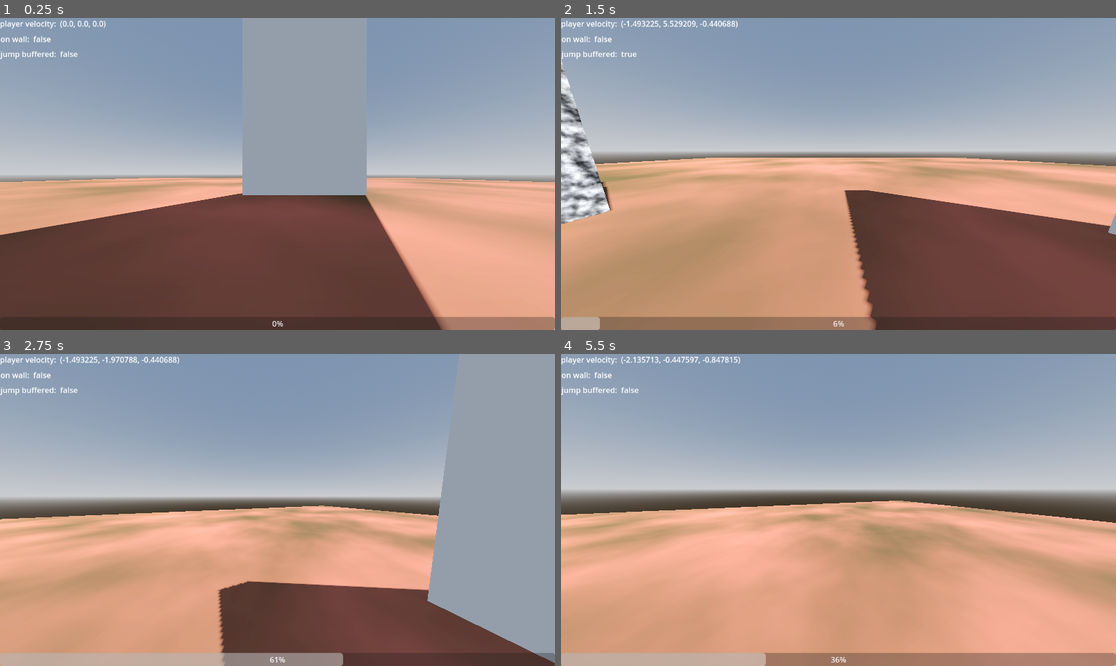
Above: before the commit, frames 1-4 (two rows, left to right).
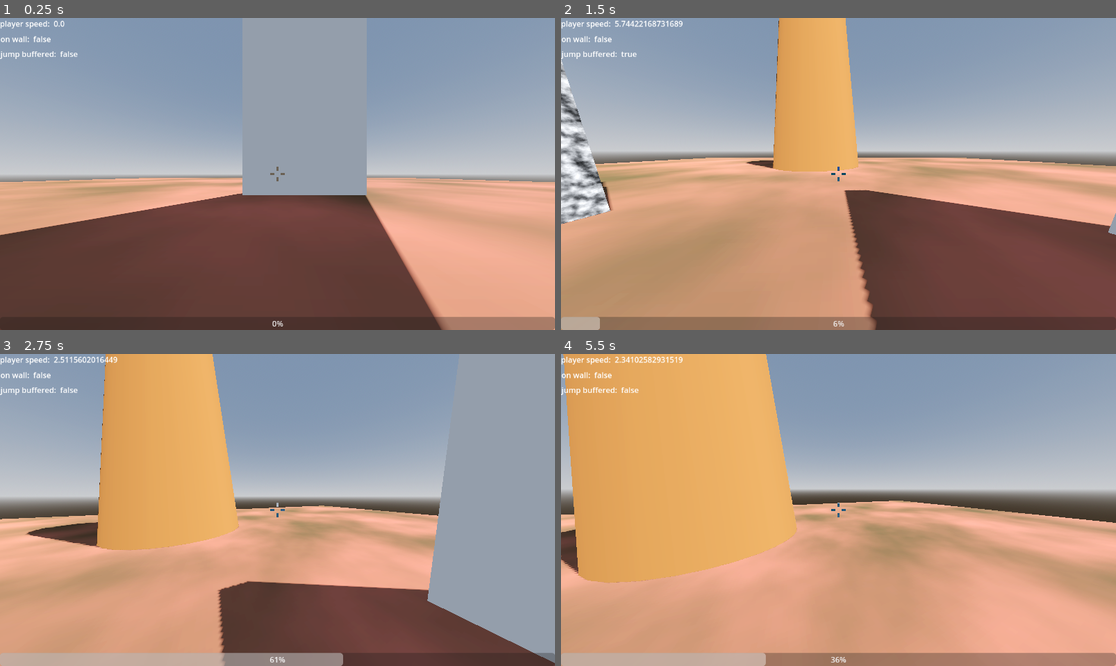
Above: after the commit, the same moments.

Repository: frederikhoheisel/pogotohell
Game: Godot game, scene res://level/test.tscn
Same seed, same stepped clock (60 frames per second), same inputs: the game is played once before the commit and once after it.
Inputs (mouse positions are in pixels of both pictures, inside the frame that each line leads up to):
- Up to frame 1 (0.25 s): no input
- Up to frame 2 (1.5 s): tap Enter at 0.5 s; move the mouse to (960, 158) at 0.52 s; hold D (right) 0.53-1.28 s; hold Space (jump) 0.53-1.28 s; click (960, 158) at 0.67 s; move the mouse to (810, 174) at 1.27 s; hold W (forward) from 1.28 s (still down); tap Space (jump) at 1.35 s
- Up to frame 3 (2.75 s): keep holding W (forward); tap Space (jump) at 1.52, 1.82 s; move the mouse to (288, 503) at 2.02 s; hold Space (jump) from 2.03 s (still down)
- Up to frame 4 (5.5 s): keep holding W (forward); move the mouse to (832, 516) at 2.77 s; release Space (jump) at 2.78 s; tap Space (jump) at 2.85, 3.02, 3.32, 4.35, 4.52, 4.82 s; move the mouse to (877, 513) at 3.52 s; hold Space (jump) 3.53-4.28 s; move the mouse to (794, 506) at 4.27 s; move the mouse to (844, 510) at 5.02 s; hold Space (jump) from 5.03 s (still down)

The runs differ from the first frame. In frame 1, 0.2% of the frame differs, in the area x 4-52%, y 0-53%; in frame 2, 7.1%; in frame 3, 15%; in frame 4, 27%, in the area x 0-52%, y 0-74%.

Commit message:
crosshair editor und pogo model?

Diff:
--- a/pogo-to-hell/entities/player/player.gd
+++ b/pogo-to-hell/entities/player/player.gd
@@ -18,7 +18,7 @@
 
 var wall_normal: Vector3 = Vector3.ZERO
 var wall_pos: Vector3 = Vector3.ZERO
-var max_wall_dist: float = 0.5
+var max_wall_dist: float = 0.2
 var on_wall: bool = false
 var wall_tween: Tween
 
@@ -109,7 +109,7 @@
 		#)
 
 		self.velocity.x = clampf(self.velocity.x, jump_strength - 1.0, 1.0 - jump_strength)
-		self.velocity.y = clampf(self.velocity.y, jump_strength - 1.0, 1.0 - jump_strength)
+		self.velocity.y = clampf(self.velocity.y, jump_strength - 1.5, 1.0 - jump_strength)
 		self.velocity.z = clampf(self.velocity.z, jump_strength - 1.0, 1.0 - jump_strength)
 
 	if is_on_wall():
@@ -120,9 +120,20 @@
 
 func _rotate_head_and_pogo(delta: float) -> void:
 	if on_wall:
-		# rotate head and pogo
+		# rotate head
 		head.rotation.z = move_toward(head.rotation.z, (PI / 8.0) * (self.transform.basis * Vector3.LEFT).dot(wall_normal), delta * 3.0)
-		pogo.global_rotation = Vector3((PI / 8.0) * Vector3.BACK.dot(wall_normal), 0.0, (PI / 8.0) * Vector3.LEFT.dot(wall_normal))
+
+		# rotate pogo
+		var yaw: float = atan2(wall_normal.x, wall_normal.z) + PI
+		var yaw_basis: Basis = Basis(Vector3.UP, yaw)
+
+		var n_local: Vector3 = yaw_basis.inverse() * wall_normal
+
+		pogo.global_rotation = Vector3(
+				(PI / 8.0) * Vector3.BACK.dot(n_local),
+				yaw,
+				(PI / 8.0) * Vector3.LEFT.dot(n_local)
+			)
 
 		#pogo.global_rotation.z = move_toward(pogo.global_rotation.z, (PI / 8.0) * Vector3.LEFT.dot(wall_normal), delta * 3.0)
 		#pogo.global_rotation.x = move_toward(pogo.global_rotation.x, (PI / 8.0) * Vector3.BACK.dot(wall_normal), delta * 3.0)
@@ -159,8 +170,13 @@
 	# move down camera when charging jump
 	%Camera3D.position.y = -jump_strength * 0.2
 
-	# turn pogo red
+	# turn pogo red and scale a bit
 	$pogo/MeshInstance3D.mesh.material.albedo_color = Color(1.0, 1.0 - jump_strength, 1.0 - jump_strength)
+	pogo.scale.y = 1.0 - jump_strength * 0.5
+
+	# NEIN
+	#var fov: float = 12.0 * self.velocity.length()
+	#%Camera3D.fov = clampf(fov, 70.0, 120.0)
 
 	# Get the input direction and handle the movement/deceleration.
 	var input_dir: Vector2 = Input.get_vector("left", "right", "forward", "backward").normalized()
--- a/pogo-to-hell/entities/player/player.tscn
+++ b/pogo-to-hell/entities/player/player.tscn
@@ -23,7 +23,18 @@
 material = SubResource("StandardMaterial3D_sglur")
 top_radius = 0.05
 bottom_radius = 0.05
-height = 1.4
+radial_segments = 8
+rings = 1
+
+[sub_resource type="CylinderMesh" id="CylinderMesh_abrql"]
+top_radius = 0.05
+bottom_radius = 0.05
+height = 0.5
+radial_segments = 8
+rings = 1
+
+[sub_resource type="PrismMesh" id="PrismMesh_symyc"]
+size = Vector3(0.1, 0.1, 0.01)
 
 [node name="Player" type="CharacterBody3D"]
 script = ExtResource("1_symyc")
@@ -43,6 +54,18 @@
 transform = Transform3D(1, 0, 0, 0, 1, 0, 0, 0, 1, 0, 1, 0)
 
 [node name="MeshInstance3D" type="MeshInstance3D" parent="pogo"]
-transform = Transform3D(1, 0, 0, 0, 1, 0, 0, 0, 1, 0, -0.5, 0)
+transform = Transform3D(1, 0, 0, 0, 1, 0, 0, 0, 1, 0, -0.7, 0)
 mesh = SubResource("CylinderMesh_symyc")
 skeleton = NodePath("../..")
+
+[node name="MeshInstance3D2" type="MeshInstance3D" parent="pogo"]
+transform = Transform3D(-4.371139e-08, -1, 0, 1, -4.371139e-08, 0, 0, 0, 1, 0, 0.11275375, 0)
+mesh = SubResource("CylinderMesh_abrql")
+
+[node name="MeshInstance3D3" type="MeshInstance3D" parent="pogo"]
+transform = Transform3D(-4.371139e-08, -1, 0, 1, -4.371139e-08, 0, 0, 0, 1, 0, -0.4191088, 0.04518038)
+mesh = SubResource("CylinderMesh_abrql")
+
+[node name="MeshInstance3D4" type="MeshInstance3D" parent="pogo"]
+transform = Transform3D(1, 0, 0, 0, 1.1924881e-08, 1, 0, -1, 1.1924881e-08, 0, 0.30007422, -0.008707311)
+mesh = SubResource("PrismMesh_symyc")
--- a/pogo-to-hell/level/test.tscn
+++ b/pogo-to-hell/level/test.tscn
@@ -49,6 +49,17 @@
 uv1_triplanar = true
 texture_filter = 0
 
+[sub_resource type="StandardMaterial3D" id="StandardMaterial3D_ea25h"]
+diffuse_mode = 3
+specular_mode = 1
+albedo_color = Color(0.6163502, 0.40273786, 0.23353666, 1)
+
+[sub_resource type="StandardMaterial3D" id="StandardMaterial3D_yihe8"]
+albedo_color = Color(1, 0, 0, 1)
+
+[sub_resource type="StandardMaterial3D" id="StandardMaterial3D_rsfpr"]
+albedo_color = Color(1, 0, 1, 1)
+
 [node name="Test" type="Node3D"]
 
 [node name="WorldEnvironment" type="WorldEnvironment" parent="."]
@@ -57,9 +68,11 @@
 [node name="DirectionalLight3D" type="DirectionalLight3D" parent="."]
 transform = Transform3D(-0.8660254, -0.43301278, 0.25, 0, 0.49999997, 0.86602545, -0.50000006, 0.75, -0.43301266, 0, 0, 0)
 shadow_enabled = true
-shadow_blur = 0.0
 
 [node name="Player" parent="." instance=ExtResource("1_dlp0f")]
+
+[node name="Hud" parent="." node_paths=PackedStringArray("player") instance=ExtResource("2_8abgs")]
+player = NodePath("../Player")
 
 [node name="Boden" type="StaticBody3D" parent="."]
 
@@ -81,5 +94,28 @@
 size = Vector3(8.765, 23.63, 1.555)
 material = SubResource("StandardMaterial3D_8abgs")
 
-[node name="Hud" parent="." node_paths=PackedStringArray("player") instance=ExtResource("2_8abgs")]
-player = NodePath("../Player")
+[node name="CSGCombiner3D" type="CSGCombiner3D" parent="."]
+use_collision = true
+
+[node name="CSGCylinder3D" type="CSGCylinder3D" parent="CSGCombiner3D"]
+transform = Transform3D(1, 0, 0, 0, 1, 0, 0, 0, 1, -23.333275, 32.134727, 3.4200249)
+use_collision = true
+radius = 7.924
+height = 69.805
+sides = 32
+cone = true
+material = SubResource("StandardMaterial3D_ea25h")
+
+[node name="CSGCylinder3D2" type="CSGCylinder3D" parent="CSGCombiner3D"]
+transform = Transform3D(1, 0, 0, 0, 1, 0, 0, 0, 1, -22.880604, 37.923904, 3.5417252)
+operation = 2
+radius = 3.972
+height = 100.0
+sides = 32
+material = SubResource("StandardMaterial3D_yihe8")
+
+[node name="CSGBox3D" type="CSGBox3D" parent="CSGCombiner3D"]
+transform = Transform3D(0.8366592, 0.5477238, 0, -0.5477238, 0.8366592, 0, 0, 0, 1, -22.538738, 35.015736, 0)
+operation = 2
+size = Vector3(20, 10, 20)
+material = SubResource("StandardMaterial3D_rsfpr")
--- /dev/null
+++ b/pogo-to-hell/ui/crosshair.gdshader
@@ -0,0 +1,50 @@
+shader_type canvas_item;
+
+
+uniform float thick: hint_range(0.0, 0.5, 0.01) = 0.1;
+uniform float hole: hint_range(-0.5, 0.5, 0.01) = 0.2;
+uniform float halo_thickness: hint_range(0.0, 0.2, 0.01) = 0.01;
+uniform float size: hint_range(0.0, 1.0, 0.01) = 0.5;
+uniform vec4 col: source_color;
+uniform bool use_inv_screen_color = false;
+uniform sampler2D screen_texture : hint_screen_texture, repeat_disable, filter_nearest;
+
+
+void fragment() {
+	vec4 color;
+	if (use_inv_screen_color) {
+		color = texture(screen_texture, SCREEN_UV);
+		color = vec4(1.0) - color;
+	}
+	else {
+		color = col;
+	}
+
+	vec2 uv = UV;
+
+	float alpha = max(step(0.5 - thick, uv.x) - step(0.5 + thick, uv.x), step(0.5 - thick, uv.y) - step(0.5 + thick, uv.y));
+
+	alpha -= min(1.0 - (step(0.5 + hole, uv.x) + 1.0 - step(0.5 - hole, uv.x)), 1.0 - (step(0.5 + hole, uv.y) + 1.0 - step(0.5 - hole, uv.y)));
+
+	alpha -= step(0.5 + size / 2.0, uv.x);
+	alpha -= 1.0 - step(0.5 - size / 2.0, uv.x);
+	alpha -= step(0.5 + size / 2.0, uv.y);
+	alpha -= 1.0 - step(0.5 - size / 2.0, uv.y);
+
+	// uv.y < 0.5 - thick + halo_thickness
+
+	if (uv.x > 0.5 + thick - halo_thickness && uv.y < 0.5 - thick + halo_thickness ||
+		uv.x < 0.5 - thick + halo_thickness && uv.y < 0.5 - thick + halo_thickness ||
+		uv.x > 0.5 + thick - halo_thickness && uv.y > 0.5 + thick - halo_thickness ||
+		uv.x < 0.5 - thick + halo_thickness && uv.y > 0.5 + thick - halo_thickness ||
+		uv.y < halo_thickness + 0.5 - size / 2.0 || uv.y > 1.0 - halo_thickness - 0.5 + size / 2.0 ||
+		uv.x < halo_thickness + 0.5 - size / 2.0 || uv.x > 1.0 - halo_thickness - 0.5 + size / 2.0 ||
+		uv.x > 0.5 - hole - halo_thickness && uv.x < 0.5 + hole + halo_thickness &&
+		uv.y > 0.5 - hole - halo_thickness && uv.y < 0.5 + hole + halo_thickness)
+	{
+		color = vec4(0.0, 0.0, 0.0, 1.0);
+	}
+
+	COLOR = color;
+	COLOR.a = alpha;
+}
--- a/pogo-to-hell/ui/hud.gd
+++ b/pogo-to-hell/ui/hud.gd
@@ -12,6 +12,6 @@
 
 func _process(_delta: float) -> void:
 	progress_bar.value = player.jump_strength * 100.0
-	debug_label_1.text = "player velocity:  " + str(player.velocity)
+	debug_label_1.text = "player speed:  " + str(player.velocity.length())
 	debug_label_2.text = "on wall:  " + str(player.on_wall)
 	debug_label_3.text = "jump buffered:  " + str(player.jump_buffered)
--- a/pogo-to-hell/ui/hud.tscn
+++ b/pogo-to-hell/ui/hud.tscn
@@ -1,6 +1,16 @@
-[gd_scene load_steps=2 format=3 uid="uid://c1mxi56rrm2c4"]
+[gd_scene load_steps=4 format=3 uid="uid://c1mxi56rrm2c4"]
 
 [ext_resource type="Script" uid="uid://d2iuqmxdbt7ko" path="res://ui/hud.gd" id="1_rbyyf"]
+[ext_resource type="Shader" uid="uid://6pdoa2h2fsuk" path="res://ui/crosshair.gdshader" id="2_276te"]
+
+[sub_resource type="ShaderMaterial" id="ShaderMaterial_546lt"]
+shader = ExtResource("2_276te")
+shader_parameter/thick = 0.03999999910592
+shader_parameter/hole = 0.09999998658880005
+shader_parameter/halo_thickness = 0.01
+shader_parameter/size = 0.48999998904752
+shader_parameter/col = Color(0, 1, 1, 1)
+shader_parameter/use_inv_screen_color = true
 
 [node name="Hud" type="CanvasLayer"]
 script = ExtResource("1_rbyyf")
@@ -29,3 +39,19 @@
 offset_top = 63.0
 offset_right = 41.0
 offset_bottom = 86.0
+
+[node name="ColorRect" type="ColorRect" parent="."]
+material = SubResource("ShaderMaterial_546lt")
+custom_minimum_size = Vector2(32, 32)
+anchors_preset = 8
+anchor_left = 0.5
+anchor_top = 0.5
+anchor_right = 0.5
+anchor_bottom = 0.5
+offset_left = -32.0
+offset_top = -32.0
+offset_right = 32.0
+offset_bottom = 32.0
+grow_horizontal = 2
+grow_vertical = 2
+mouse_filter = 2
Not shown: 1 places in pogo-to-hell/entities/player/player.tscn that only renumber resources
Not shown: 1 places in pogo-to-hell/level/test.tscn that only renumber resources
Not shown, added: pogo-to-hell/ui/crosshair.gdshader.uid
